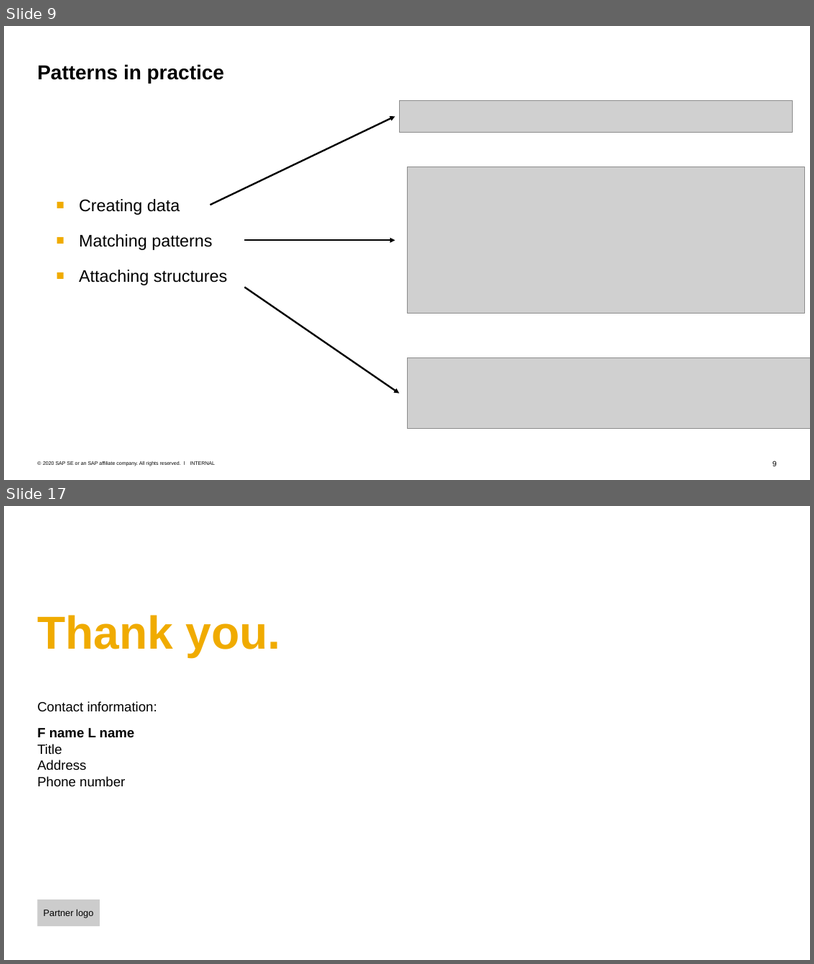
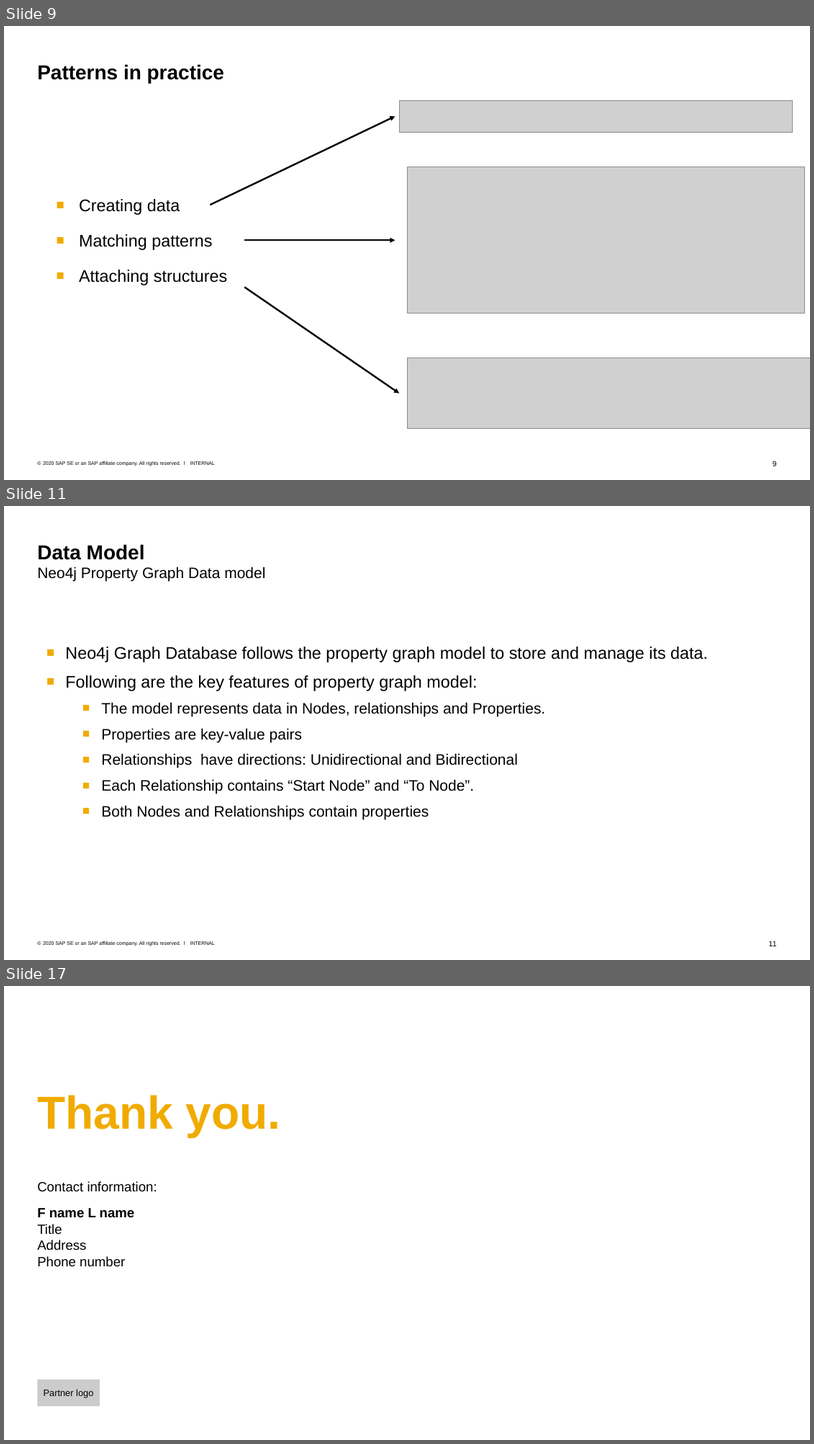
Before and after one commit to Voidkai/Survey_on_NoSQL, a slide deck: NoSQL/The_Survey_On_Neo4j.pptx. Shown one above the other, each under a label of ours: slides 9 and 17 before the commit, slides 9, 11 and 17 after it; the slides between them are not shown. The pictures are 814x964 and 814x1444 pixels, drawn with LibreOffice and Linux fonts; fonts in the diff are those of the drawing; grey boxes stand for pictures; background and template pictures are left out. Boxes give left, top, right and bottom in pixels: in the first picture for what was removed or moved away, otherwise in the second. Text is boxed around its words. In the diff, an @@ line names an element or a change of style, - is before the commit and + after.

```diff
--- a/NoSQL/The_Survey_On_Neo4j.pptx
+++ b/NoSQL/The_Survey_On_Neo4j.pptx
@@ slide 11 added at [4, 506, 810, 960], background #FFFFFF; not listed: 3 template elements that a slide beside it also shows @@
@@ title added at [37, 544, 265, 582], 18 pt, text #000000 @@
+Data Model
+Neo4j Property Graph Data model
@@ text added at [65, 646, 708, 819], 18 pt, text #000000 @@
+■ Neo4j Graph Database follows the property graph model to store and manage its data.
+■ Following are the key features of property graph model:
+  ■ The model represents data in Nodes, relationships and Properties.
+  ■ Properties are key-value pairs
+  ■ Relationships have directions: Unidirectional and Bidirectional
+  ■ Each Relationship contains “Start Node” and “To Node”.
+  ■ Both Nodes and Relationships contain properties
```
Also in this commit, not shown: 1 slide changed, 5 other slides added, 24 slides removed, 1 other file.
